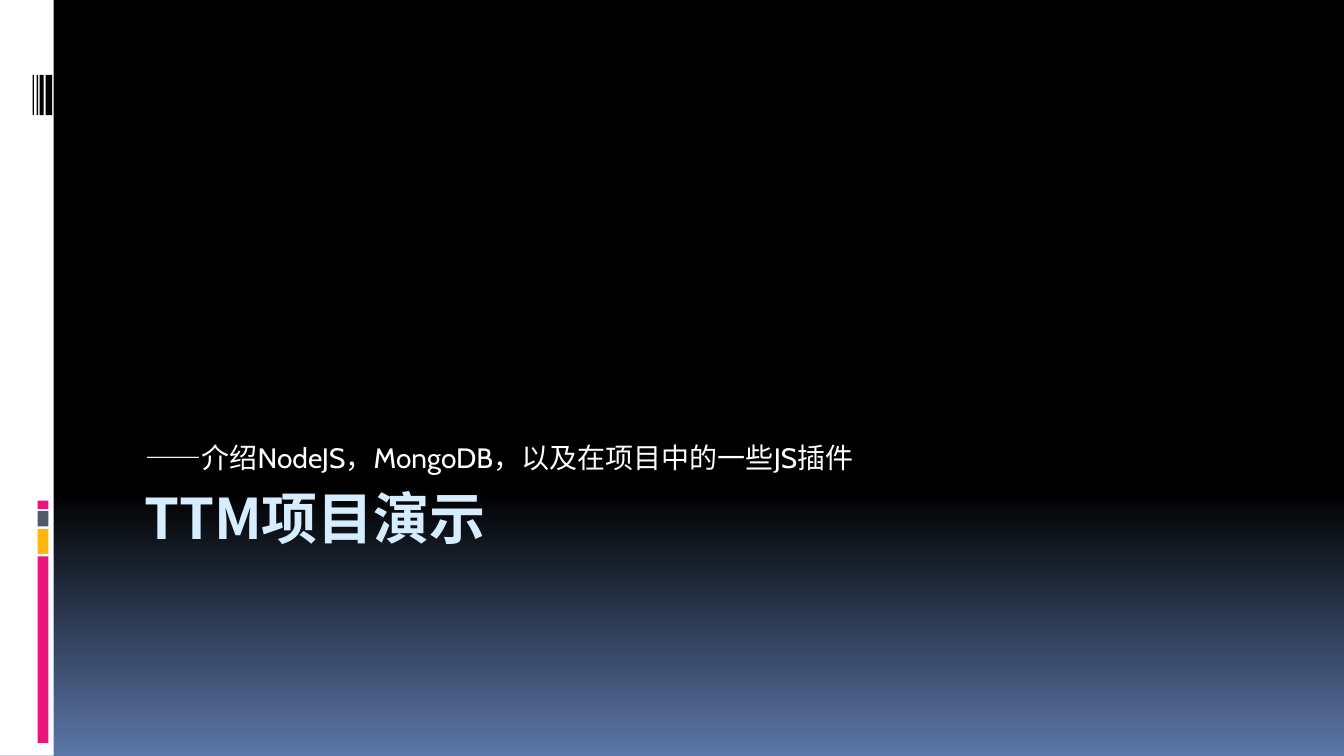
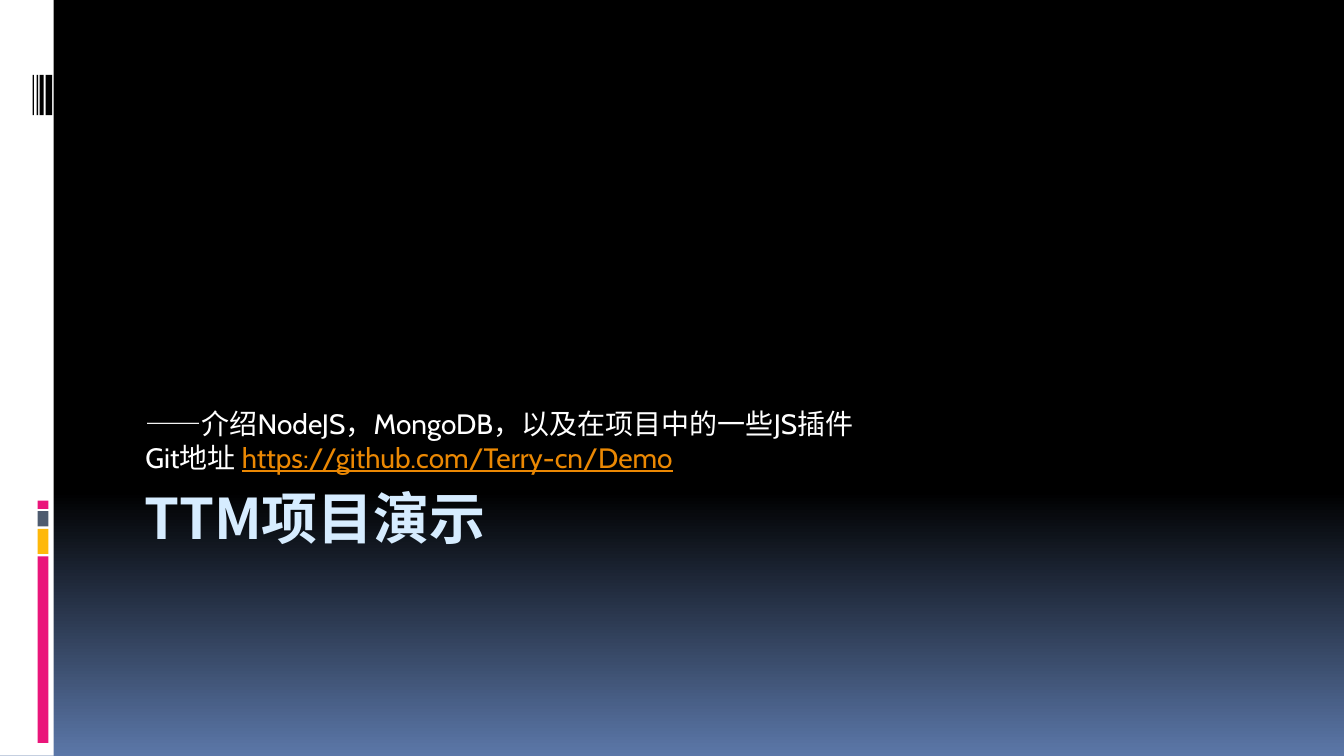
Before and after one commit to Terry-cn/Demo, a slide deck: slide 1 of doc/TTM项目演示.pptx. Drawn at 1344x756 pixels with LibreOffice and Linux fonts; fonts in the diff are those of the drawing. Boxes give left, top, right and bottom in pixels: in the first picture for what was removed or moved away, otherwise in the second. Text is boxed around its words. In the diff, an @@ line names an element or a change of style, - is before the commit and + after.

```diff
--- a/doc/TTM项目演示.pptx
+++ b/doc/TTM项目演示.pptx
@@ subtitle at box(145, 444, 673, 474): paragraph added @@
+Git地址 https://github.com/Terry-cn/Demo
```
